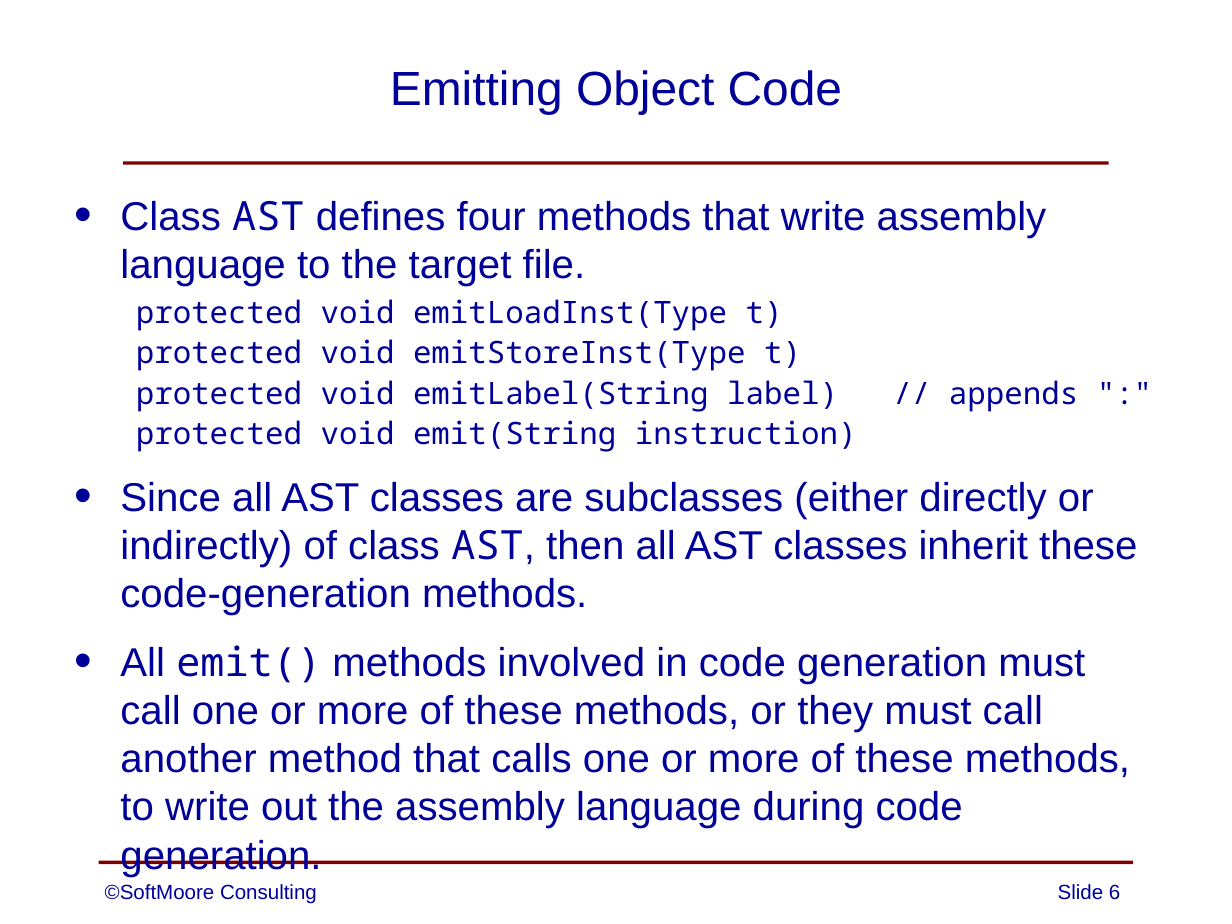
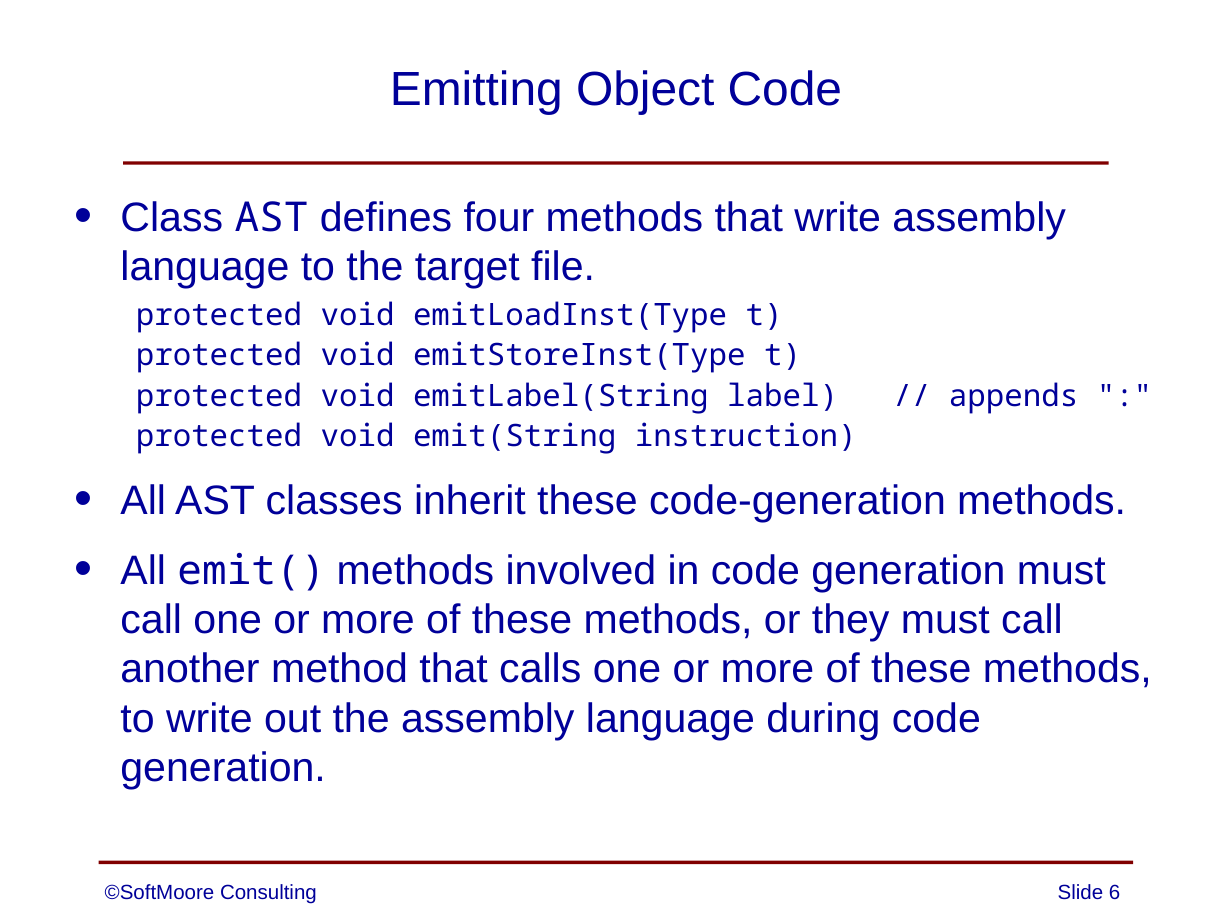
Before and after one commit to SoftMoore/CPRL-Java-3rd, a slide deck: slide 6 of PowerPoints/11 - Code Generation.pptx. Drawn at 1232x924 pixels with LibreOffice and Linux fonts; fonts in the diff are those of the drawing. Boxes give left, top, right and bottom in pixels: in the first picture for what was removed or moved away, otherwise in the second. Text is boxed around its words. In the diff, an @@ line names an element or a change of style, - is before the commit and + after.

Commit message:
improvements to one PowerPoint slide

```diff
--- a/PowerPoints/11 - Code Generation.pptx
+++ b/PowerPoints/11 - Code Generation.pptx
@@ text at (120,201,1152,789): size 23.5 to 24 pt in "Class AST defines four methods that write ...", "All emit() methods involved in code generation ..." @@
@@ text at (120,484,1126,522): text changed; size 23.5 to 24 pt @@
-• Since all AST classes are subclasses (either directly or indirectly) of class AST, then all AST classes inherit these code-generation methods.
+• All AST classes inherit these code-generation methods.
```
